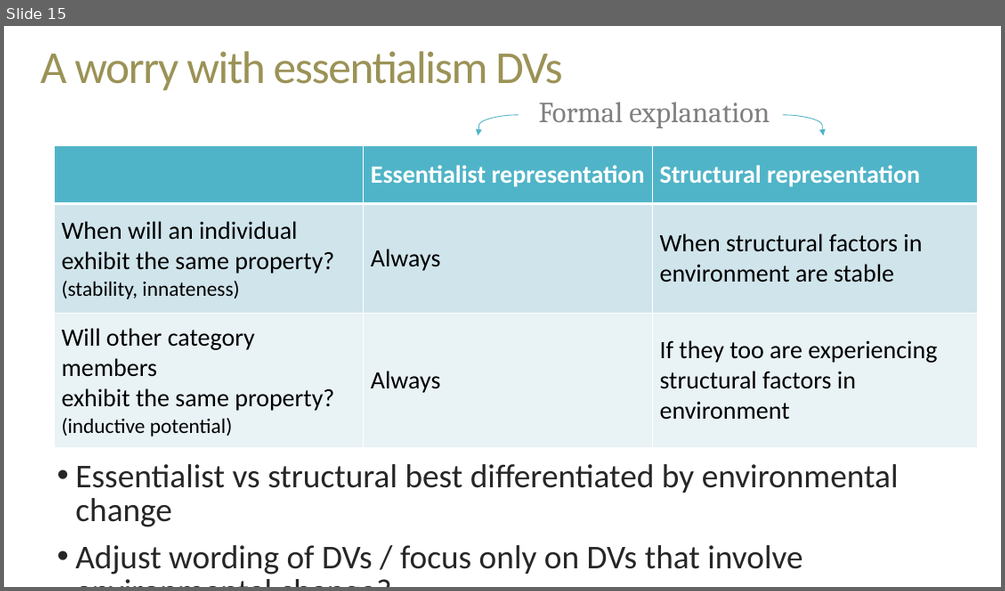
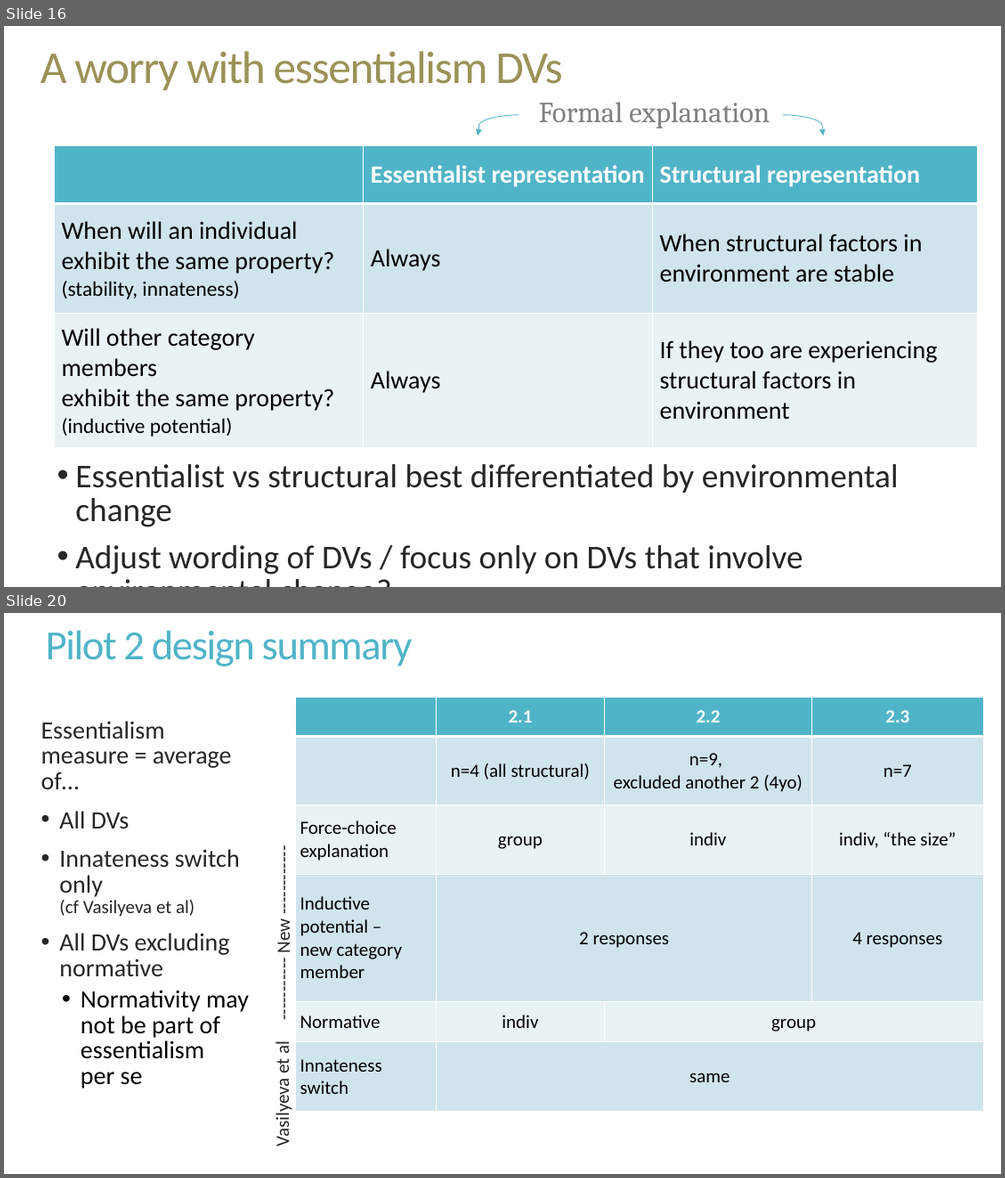
Before and after one commit to mariannazhang/structuralblocking, a slide deck: manuscript/FYP_pilot_2_3.24.19.pptx. Shown one above the other, each under a label of ours: slide 15 before the commit, slides 16 and 20 after it; the slides between them are not shown. The pictures are 1005x591 and 1005x1178 pixels, drawn with LibreOffice and Linux fonts; fonts in the diff are those of the drawing. Boxes give left, top, right and bottom in pixels: in the first picture for what was removed or moved away, otherwise in the second. Text is boxed around its words. In the diff, an @@ line names an element or a change of style, - is before the commit and + after.

Commit message:
analysis for pilot 2.1-2.3, power analysis for final data collection

```diff
--- a/manuscript/FYP_pilot_2_3.24.19.pptx
+++ b/manuscript/FYP_pilot_2_3.24.19.pptx
@@ slide 20 added at <box>4,613,1001,1174</box>, background #FFFFFF @@
@@ title added at <box>46,630,413,666</box>, 40 pt, text #50B4C8 @@
+Pilot 2 design summary
@@ table added at <box>296,697,983,1111</box>, 6 rows, 4 columns @@
+ | 2.1 | 2.2 | 2.3
+ | n=4 (all structural) | n=9, excluded another 2 (4yo) | n=7
+Force-choice explanation | group | indiv | indiv, “the size”
+Inductive potential – new category member | 2 responses |  | 4 responses
+Normative | indiv | group | 
+Innateness switch | same |  | 
@@ text added at <box>41,721,249,1088</box>, 24 pt, text #262626 @@
+Essentialism measure = average of…
+• All DVs
+• Innateness switch only
+  (cf Vasilyeva et al)
+• All DVs excluding normative
+  • Normativity may not be part of essentialism
+    per se
@@ text added at <box>272,921,295,952</box>, 18 pt, text #262626 @@
+----------- New ------------
@@ text added at <box>271,1041,294,1144</box>, 18 pt, text #262626 @@
+Vasilyeva et al
@@ what was slide 15 is now slide 16 @@
```
Also in this commit, not shown: 11 slides changed, 11 other slides added, 2 slides removed, 30 other files.
